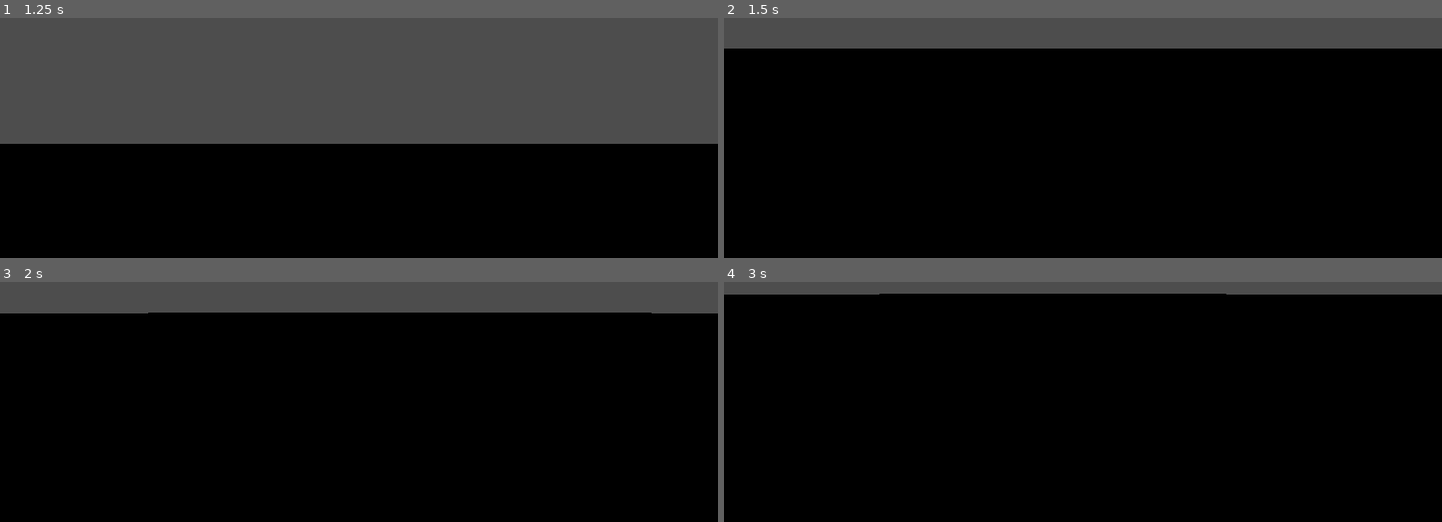
Above: before the commit, frames 1-4 (two rows, left to right).
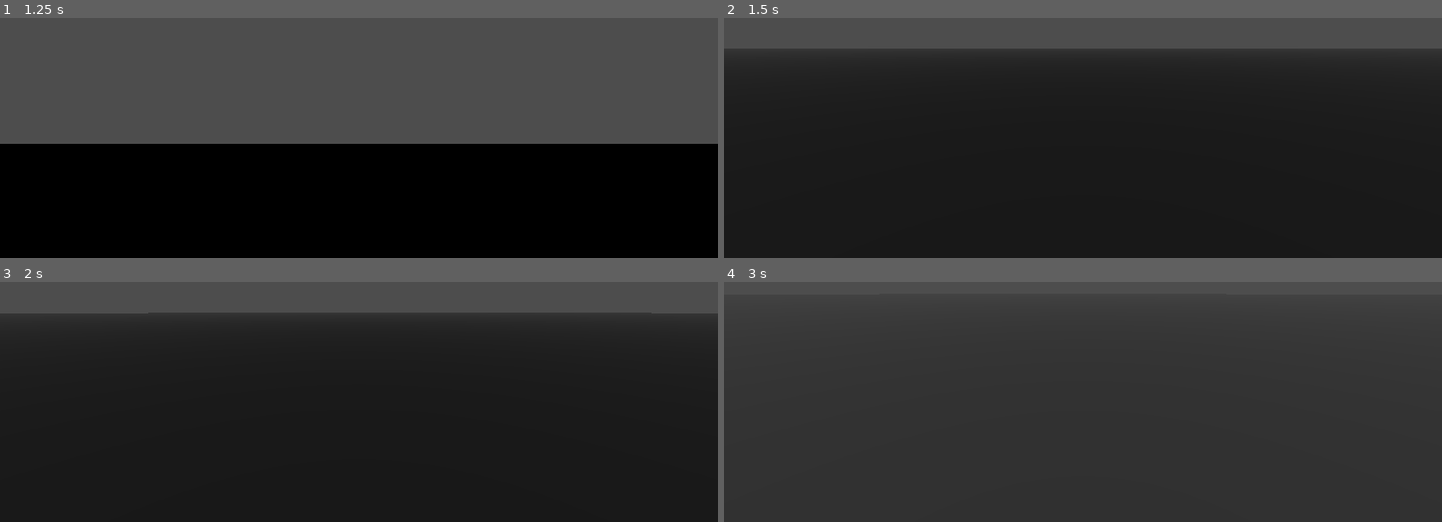
Above: after the commit, the same moments.

Repository: EpiclyRaspberry/Dodge-Onix-3D-Remaster
Game: Godot game, scene res://main.tscn
Same seed, same stepped clock (60 frames per second), same inputs: the game is played once before the commit and once after it.
Inputs (mouse positions are in pixels of both pictures, inside the frame that each line leads up to):
- Up to frame 1 (1.25 s): tap Enter (ui_accept) at 0.5, 0.77 s; move the mouse to (516, 37) at 0.52 s; hold D (right) from 0.53 s (still down)
- Up to frame 2 (1.5 s): tap Enter (ui_accept) at 1.25 s; move the mouse to (1047, 58) at 1.27 s; release D (right) at 1.28 s; hold W (forward) from 1.28 s (still down)
- Up to frame 3 (2 s): keep holding W (forward); tap Enter (ui_accept) at 1.52 s
- Up to frame 4 (3 s): keep holding W (forward); tap Enter (ui_accept) at 2 s; move the mouse to (1097, 313) at 2.02 s; move the mouse to (1075, 327) at 2.77 s

Frame 1 is identical in both runs. In frame 2, 75% of the frame differs, in the area x 0-100%, y 12-100%; in frame 3, 75%; in frame 4, 95%, in the area x 0-100%, y 4-100%.

Commit message:
shit lighjinting

Diff:
--- a/main.tscn
+++ b/main.tscn
@@ -27,8 +27,8 @@
 [node name="Camera3D" type="Camera3D" parent="CharacterBody3D/Neck"]
 transform = Transform3D(1, 0, 0, 0, 1, 0, 0, 0, 1, 0, 0.692235, 0)
 
-[node name="DirectionalLight3D" type="DirectionalLight3D" parent="CharacterBody3D/Neck"]
-transform = Transform3D(1, 0, 0, 0, 1, 0, 0, 0, 1, 0, 0.677217, 0)
+[node name="DirectionalLight3D" type="DirectionalLight3D" parent="CharacterBody3D/Neck/Camera3D"]
+transform = Transform3D(1, 0, 0, 0, 1, 0, 0, 0, 1, 0, -0.0150173, 0)
 
 [node name="StaticBody3D" type="StaticBody3D" parent="."]
 transform = Transform3D(1, 0, 0, 0, 1, 0, 0, 0, 1, 0, -2.14033, 0)
